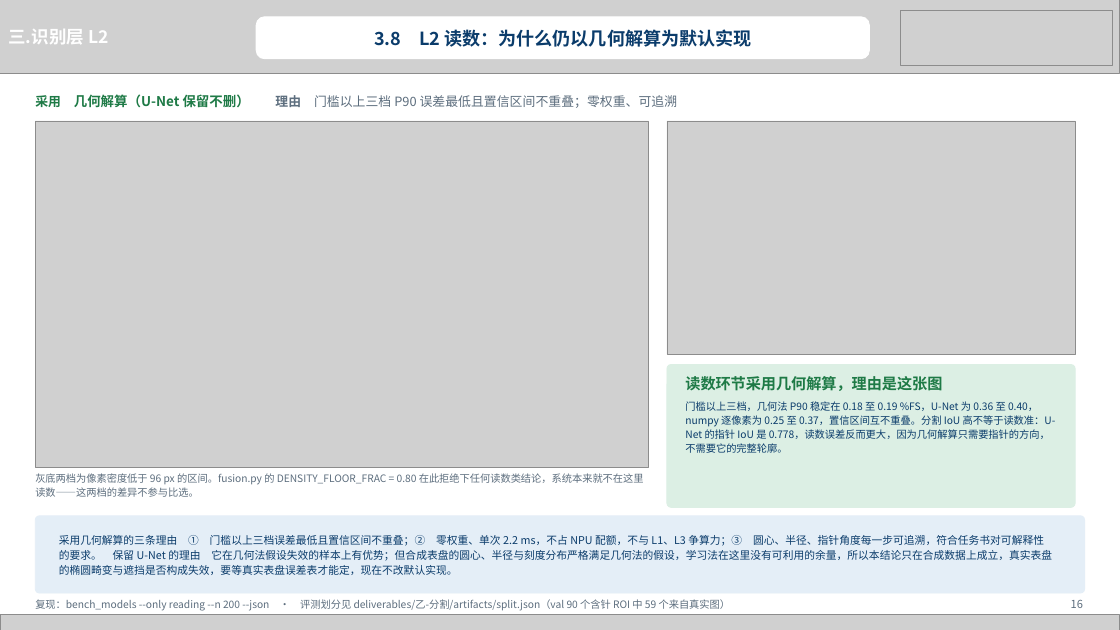
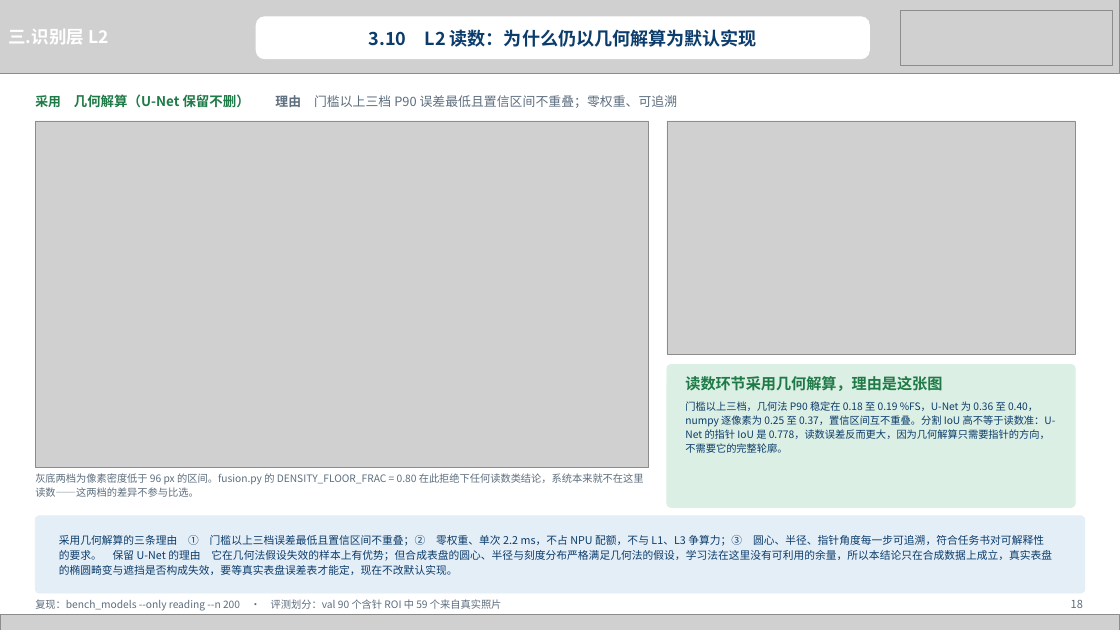
Before and after one commit to heizitalk666/2026summer, a slide deck: slide 18 of deliverables/中期答辩.pptx (slide 16 before the commit). Drawn at 1120x630 pixels with LibreOffice and Linux fonts; fonts in the diff are those of the drawing; grey boxes stand for pictures. Boxes give left, top, right and bottom in pixels: in the first picture for what was removed or moved away, otherwise in the second. Text is boxed around its words. In the diff, an @@ line names an element or a change of style, - is before the commit and + after.

```diff
--- a/deliverables/中期答辩.pptx
+++ b/deliverables/中期答辩.pptx
@@ text at [369, 29, 757, 47]: text changed @@
-3.8 L2 读数：为什么仍以几何解算为默认实现
+3.10 L2 读数：为什么仍以几何解算为默认实现
@@ text at [35, 599, 502, 611]: text changed @@
-复现：bench_models --only reading --n 200 --json · 评测划分见 deliverables/乙-分割/artifacts/split.json（val 90 个含针 ROI 中 59 个来自真实图）
+复现：bench_models --only reading --n 200 · 评测划分：val 90 个含针 ROI 中 59 个来自真实照片
```
Also in this commit, not shown: 21 other slides changed, 2 slides added, 4 other files.
